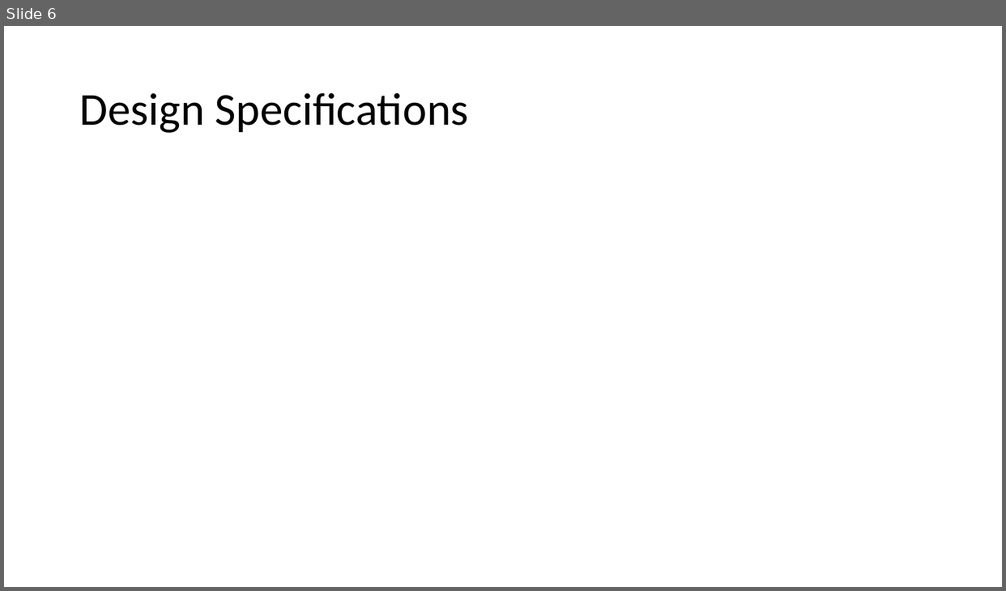
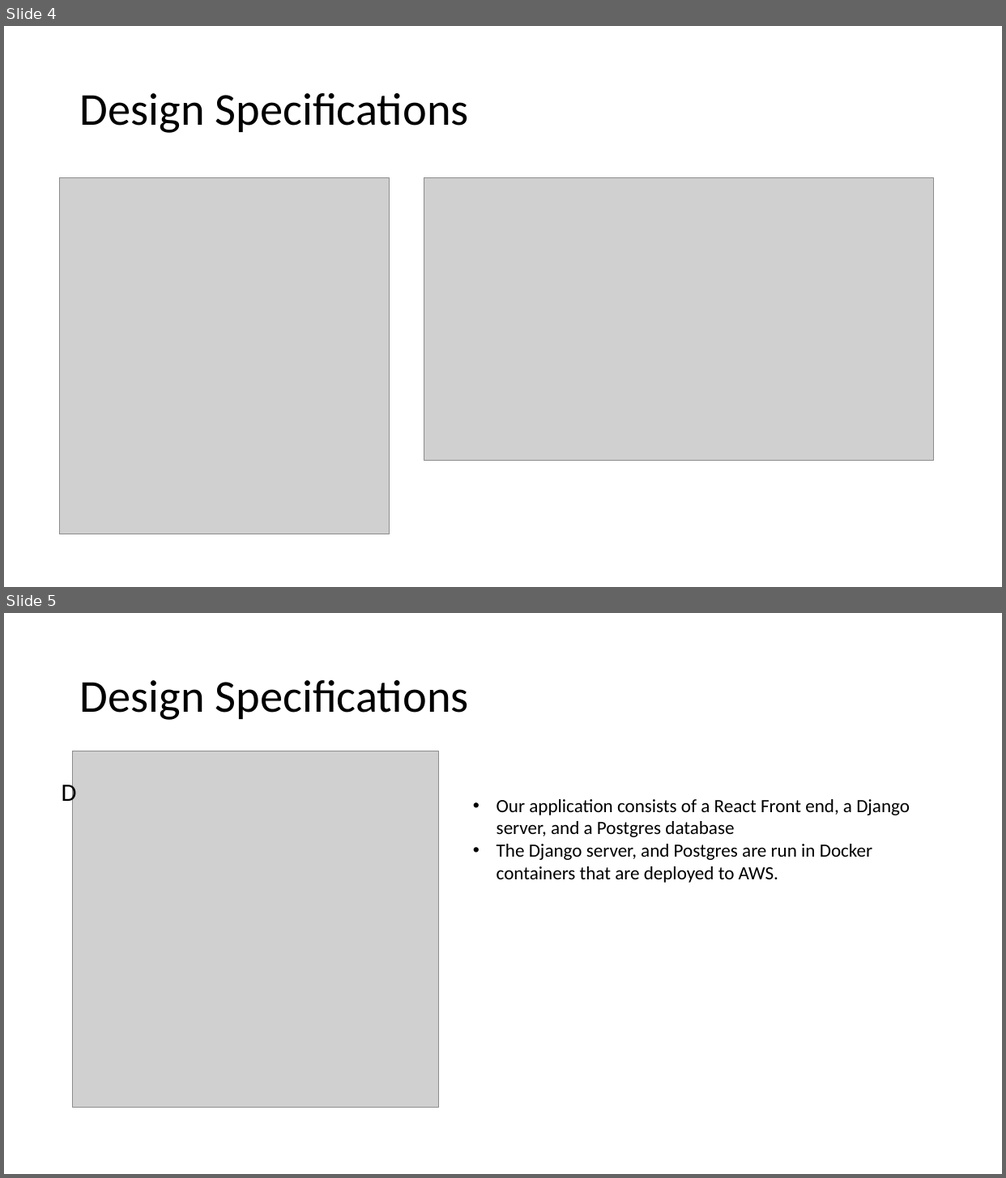
Before and after one commit to nicyapi/senior-design-projekt-master, a slide deck: ASSN_3.pptx. Shown one above the other, each under a label of ours: slide 6 before the commit, slides 4 and 5 after it. The pictures are 1006x591 and 1006x1178 pixels, drawn with LibreOffice and Linux fonts; fonts in the diff are those of the drawing; grey boxes stand for pictures. Boxes give left, top, right and bottom in pixels: in the first picture for what was removed or moved away, otherwise in the second. Text is boxed around its words. In the diff, an @@ line names an element or a change of style, - is before the commit and + after.

```diff
--- a/ASSN_3.pptx
+++ b/ASSN_3.pptx
@@ slide 5 added at (4,613,1002,1174), background #FFFFFF @@
@@ title added at (80,680,469,720), 44 pt, text #000000 @@
+Design Specifications
@@ picture added at (73,752,440,1108) @@
@@ text added at (62,781,77,808), 24 pt, text #000000 @@
+D
@@ text added at (496,799,910,883), 18 pt, text #000000 @@
+• Our application consists of a React Front end, a Django server, and a Postgres database
+• The Django server, and Postgres are run in Docker containers that are deployed to AWS.
@@ what was slide 6 is now slide 4 @@
@@ slide 4 changed as well @@
@@ picture added at (60,178,390,535) @@
@@ picture added at (424,178,933,461) @@
```
Also in this commit, not shown: 3 other slides changed, 4 other slides added, 6 slides removed.
